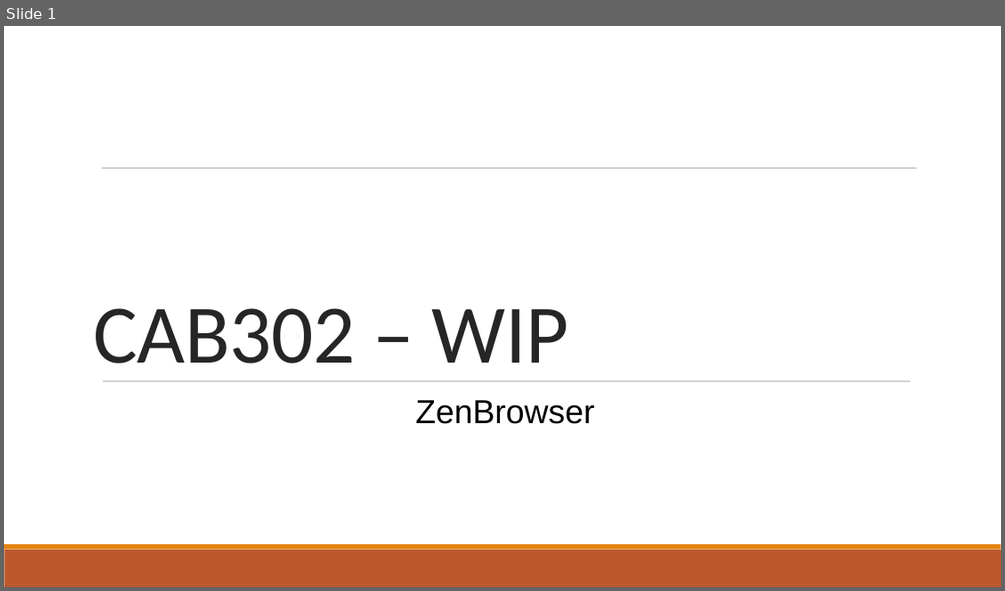
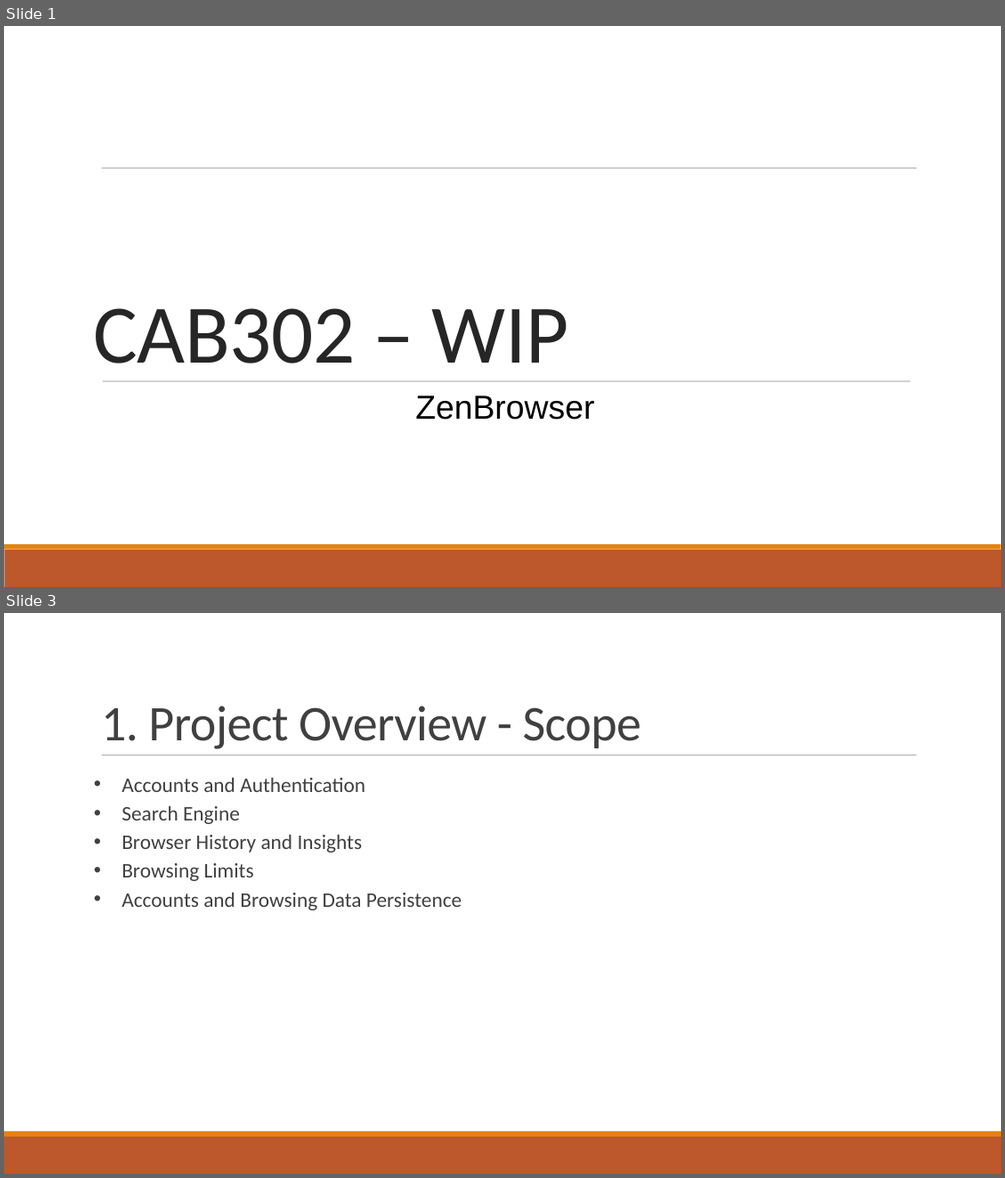
Before and after one commit to LagMechanic/CAB302_WIP, a slide deck: Documents/Presentation.pptx. Shown one above the other, each under a label of ours: slide 1 before the commit, slides 1 and 3 after it; the slides between them are not shown. The pictures are 1005x591 and 1005x1178 pixels, drawn with LibreOffice and Linux fonts; fonts in the diff are those of the drawing. Boxes give left, top, right and bottom in pixels: in the first picture for what was removed or moved away, otherwise in the second. Text is boxed around its words. In the diff, an @@ line names an element or a change of style, - is before the commit and + after.

```diff
--- a/Documents/Presentation.pptx
+++ b/Documents/Presentation.pptx
@@ slide 3 added at box(4, 613, 1001, 1174), background #FFFFFF; not listed: 3 template elements that a slide beside it also shows @@
@@ title added at box(101, 706, 641, 749), 48 pt, text #404040 @@
+1. Project Overview - Scope
@@ text added at box(121, 778, 461, 910), 20 pt, text #404040 @@
+• Accounts and Authentication
+• Search Engine
+• Browser History and Insights
+• Browsing Limits
+• Accounts and Browsing Data Persistence
@@ slide 1 changed as well @@
@@ subtitle "ZenBrowser" at box(415, 395, 594, 419): indent changed; line spacing 1 to 0.9; more space between paragraphs @@
```
Also in this commit, not shown: 5 other slides changed, 2 other slides added, 1 slide removed.
